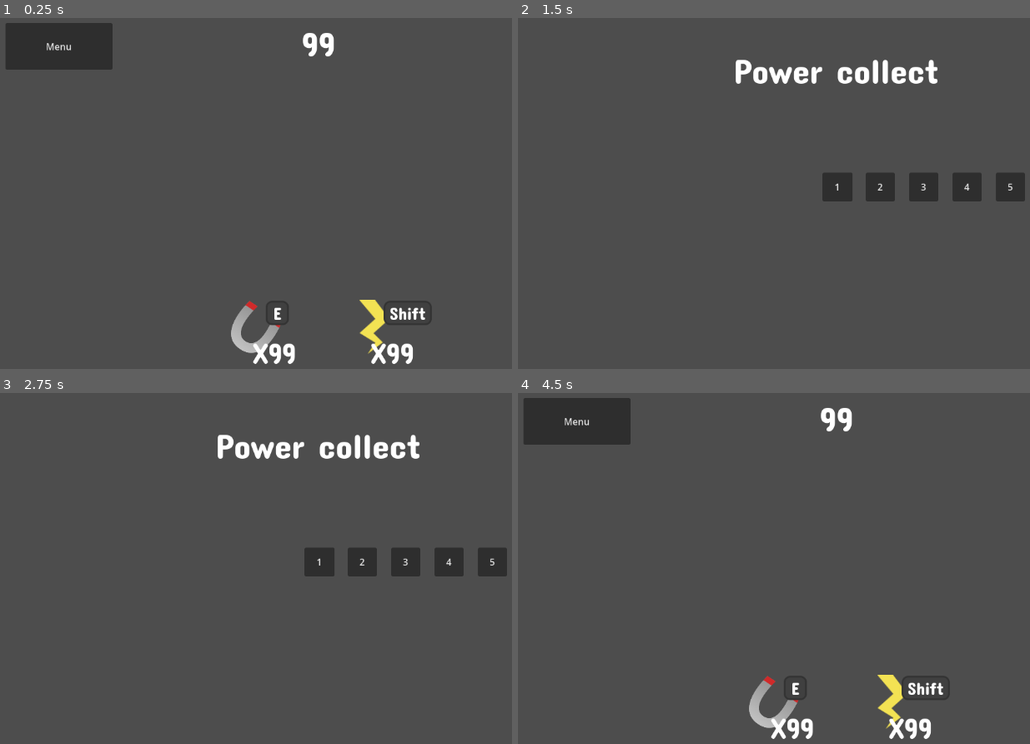
Above: before the commit, frames 1-4 (two rows, left to right).
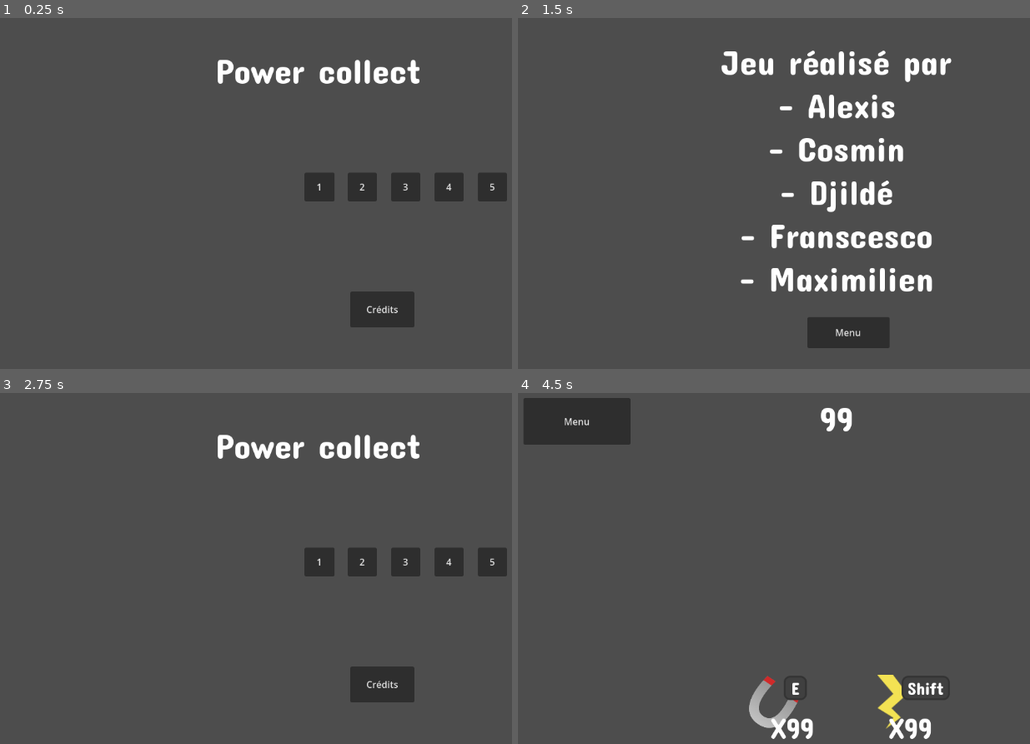
Above: after the commit, the same moments.

Repository: Sergueille/Collector
Game: Godot game, scene res://UI/menu_ui.tscn
Two runs of this game, one before a commit and one after it. Both use one fixed random seed, a clock stepped at 60 frames per second and the inputs below. Before the commit the project starts from res://UI/ingame_ui.tscn.
Inputs (mouse positions are in pixels of both pictures, inside the frame that each line leads up to):
- Up to frame 1 (0.25 s): no input
- Up to frame 2 (1.5 s): click (579, 46) at 0.5 s, where only the run before the commit has a clickable "Menu"; click (902, 309) at 1.25 s, where only the run after the commit has a clickable "Crédits"
- Up to frame 3 (2.75 s): click (332, 708) at 2 s, where only the run after the commit has a clickable "Menu"
- Up to frame 4 (4.5 s): click "1" at 2.75 s; click "Menu" at 3.5 s; click "2" at 4.25 s

The runs differ from the first frame. In frame 1, 8.9% of the frame differs, in the area x 1-100%, y 1-99%; in frame 2, 9.5%, in the area x 39-100%, y 9-95%; in frame 3, 1.3%; in frame 4, nothing differs.

Commit message:
ajout des crédits

Diff:
--- a/UI/control.gd
+++ b/UI/control.gd
@@ -12,3 +12,7 @@
 
 func _on_play_button_2_pressed() -> void:
 	get_tree().change_scene_to_file("res://UI/ingame_ui.tscn")
+
+
+func _on_credit_button_pressed() -> void:
+	get_tree().change_scene_to_file("res://UI/credit/credit_ui.tscn")
--- /dev/null
+++ b/UI/credit/credit_control.gd
@@ -0,0 +1,5 @@
+extends Control
+
+
+func _on_credit_button_pressed() -> void:
+	get_tree().change_scene_to_file("res://UI/menu_ui.tscn")
--- /dev/null
+++ b/UI/credit/credit_ui.tscn
@@ -0,0 +1,52 @@
+[gd_scene load_steps=3 format=3 uid="uid://b162jj13tvqpd"]
+
+[ext_resource type="Theme" uid="uid://bprlrvabch0qk" path="res://UI/theme.tres" id="1_8q1j3"]
+[ext_resource type="Script" uid="uid://c6dejcva4xn57" path="res://UI/credit/credit_control.gd" id="2_6lyng"]
+
+[node name="IngameUI" type="Control"]
+layout_mode = 3
+anchors_preset = 15
+anchor_right = 1.0
+anchor_bottom = 1.0
+grow_horizontal = 2
+grow_vertical = 2
+
+[node name="Label" type="Label" parent="."]
+layout_mode = 1
+anchors_preset = -1
+anchor_left = 0.5
+anchor_right = 0.5
+offset_left = -574.0
+offset_top = 57.0
+offset_right = 573.0
+offset_bottom = 504.0
+theme = ExtResource("1_8q1j3")
+theme_override_font_sizes/font_size = 60
+text = "Jeu réalisé par
+- Alexis
+- Cosmin
+- Djildé
+- Franscesco
+- Maximilien"
+horizontal_alignment = 1
+vertical_alignment = 1
+
+[node name="CreditContainer" type="VBoxContainer" parent="."]
+layout_mode = 0
+offset_left = 525.0
+offset_top = 423.0
+offset_right = 1152.0
+offset_bottom = 648.0
+alignment = 1
+
+[node name="CreditControl" type="Control" parent="CreditContainer"]
+layout_mode = 2
+script = ExtResource("2_6lyng")
+
+[node name="CreditButton" type="Button" parent="CreditContainer/CreditControl"]
+layout_mode = 0
+offset_right = 142.0
+offset_bottom = 54.0
+text = "Menu"
+
+[connection signal="pressed" from="CreditContainer/CreditControl/CreditButton" to="CreditContainer/CreditControl" method="_on_credit_button_pressed"]
--- a/UI/menu_ui.tscn
+++ b/UI/menu_ui.tscn
@@ -33,7 +33,7 @@
 anchor_right = 1.0
 anchor_bottom = 1.0
 offset_top = -363.0
-offset_bottom = -61.0
+offset_bottom = -228.0
 alignment = 1
 
 [node name="Control" type="Control" parent="HBoxContainer"]
@@ -76,5 +76,23 @@
 offset_bottom = 50.0
 text = "5"
 
+[node name="CreditContainer" type="VBoxContainer" parent="."]
+layout_mode = 0
+offset_left = 630.0
+offset_top = 335.0
+offset_right = 1152.0
+offset_bottom = 648.0
+alignment = 1
+
+[node name="CreditControl" type="Control" parent="CreditContainer"]
+layout_mode = 2
+
+[node name="CreditButton" type="Button" parent="CreditContainer/CreditControl"]
+layout_mode = 0
+offset_right = 111.0
+offset_bottom = 62.0
+text = "Crédits"
+
 [connection signal="pressed" from="HBoxContainer/Control/PlayButton1" to="HBoxContainer/Control" method="_on_play_button_1_pressed"]
 [connection signal="pressed" from="HBoxContainer/Control/PlayButton2" to="HBoxContainer/Control" method="_on_play_button_2_pressed"]
+[connection signal="pressed" from="CreditContainer/CreditControl/CreditButton" to="HBoxContainer/Control" method="_on_credit_button_pressed"]
--- a/project.godot
+++ b/project.godot
@@ -11,7 +11,7 @@
 [application]
 
 config/name="Collector"
-run/main_scene="uid://0ghb8n7ykg2l"
+run/main_scene="uid://cds3fwip0u6y0"
 config/features=PackedStringArray("4.5", "GL Compatibility")
 config/icon="res://icon.svg"
 
Not shown, added: UI/credit/credit_control.gd.uid
